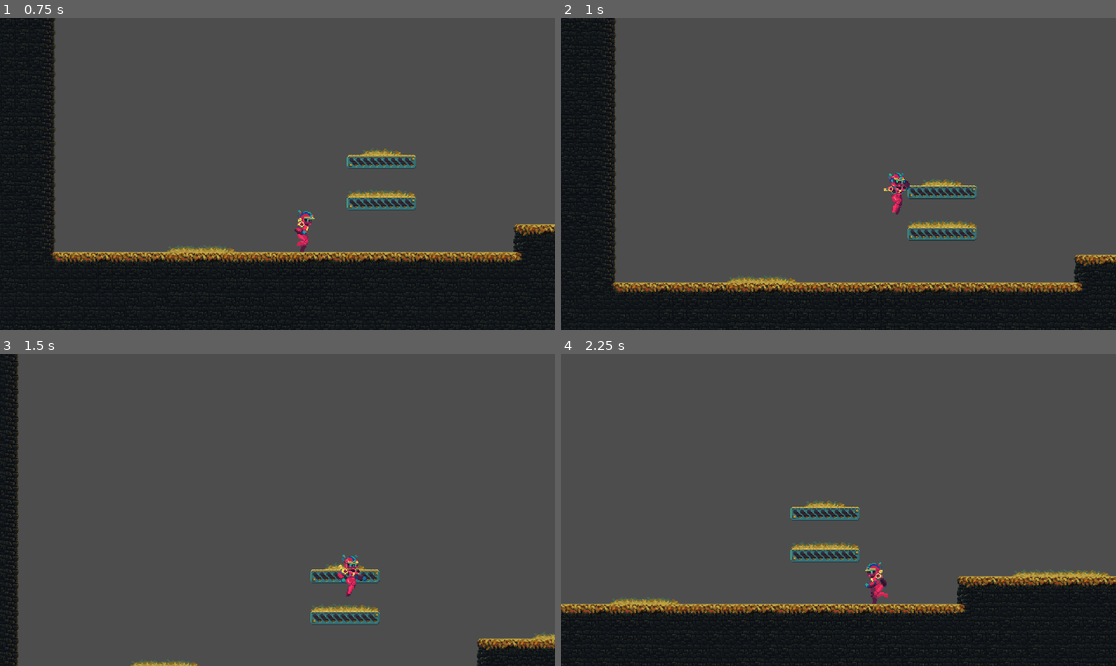
Above: before the commit, frames 1-4 (two rows, left to right).
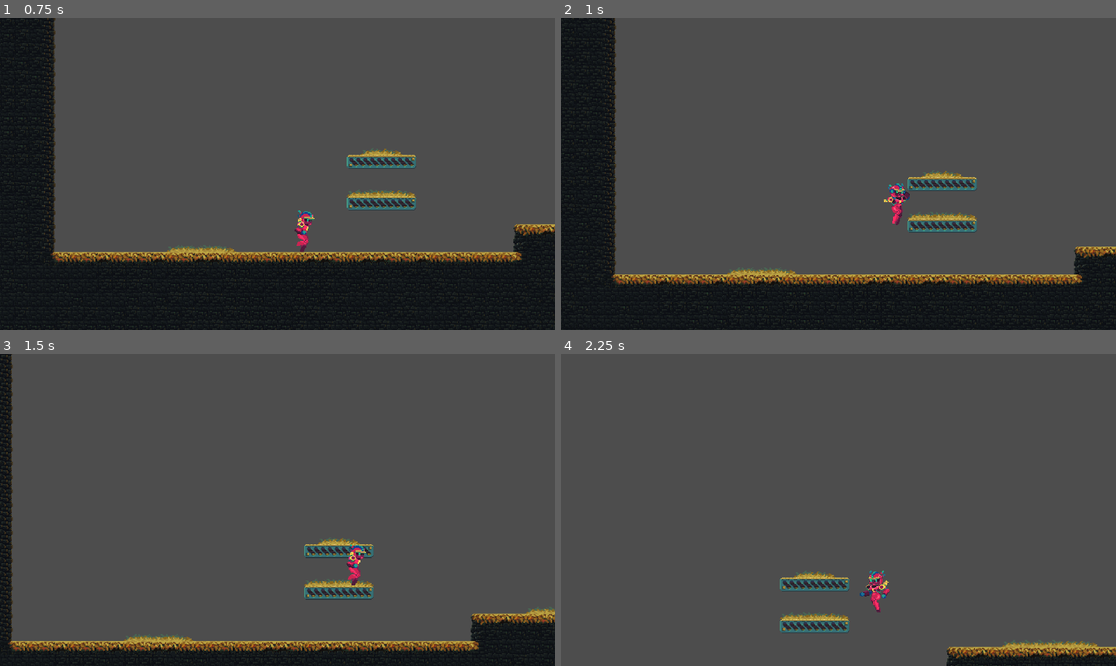
Above: after the commit, the same moments.

Repository: jayli3n/learn-godot
Game: Godot game, scene res://Game/Main.tscn
The game is run twice, just before and just after one commit, with the same random seed, the same clock (stepped at 60 frames per second) and the same inputs.
Inputs:
- Up to frame 1 (0.75 s): hold D (Right) from 0.53 s (still down); tap F at 0.6 s
- Up to frame 2 (1 s): keep holding D (Right); tap W (Jump) at 0.77 s
- Up to frame 3 (1.5 s): keep holding D (Right); tap F at 1.35 s
- Up to frame 4 (2.25 s): tap W (Jump) at 1.52 s; release D (Right) at 2.03 s; hold A (Left) from 2.03 s (still down); tap F at 2.1 s

Frame 1 is identical in both runs. In frame 2, 8.3% of the frame differs, in the area x 0-100%, y 0-100%; in frame 3, 13%; in frame 4, 24%, in the area x 0-100%, y 46-100%.

Commit message:
Able to move down one way

Diff:
--- a/Game/Scripts/character_body_2d.gd
+++ b/Game/Scripts/character_body_2d.gd
@@ -1,7 +1,7 @@
 extends CharacterBody2D
 
 const SPEED = 150.0
-const JUMP_VELOCITY = -450.0
+const JUMP_VELOCITY = -350.0
 const dEd = 90.0
 @onready var animated_sprite_2d: AnimatedSprite2D = $AnimatedSprite2D
 
@@ -21,6 +21,9 @@
 	else:
 		velocity.x =  move_toward(velocity.x, 0, SPEED)
 
+	if Input.is_action_just_pressed("Down") and is_on_floor():
+		position.y += 3
+
 	move_and_slide()
 
 func _process(delta: float) -> void:
